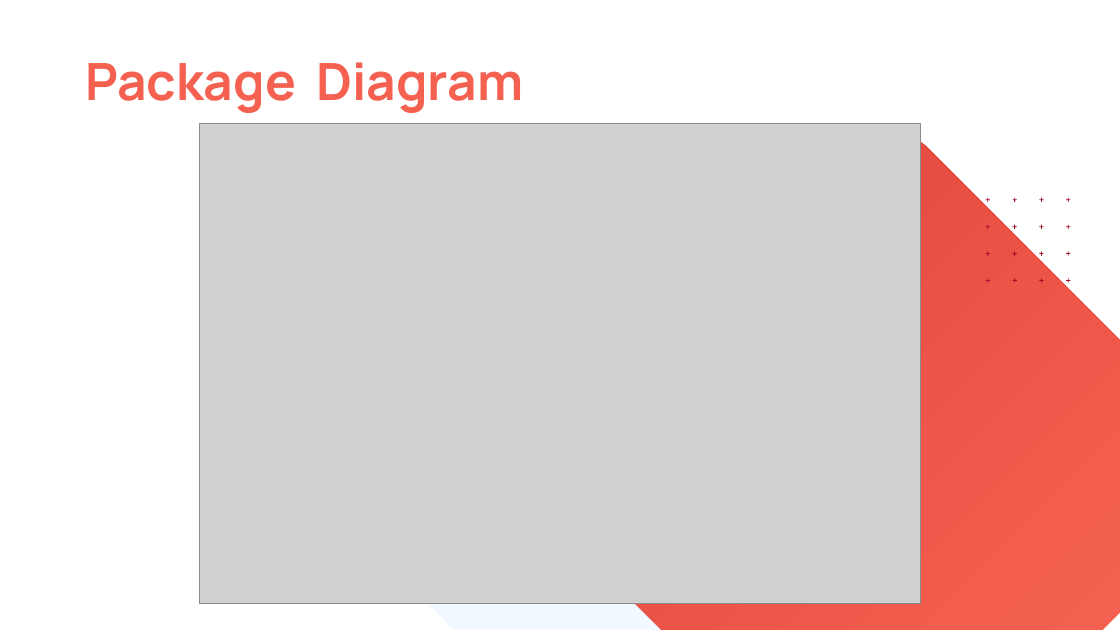
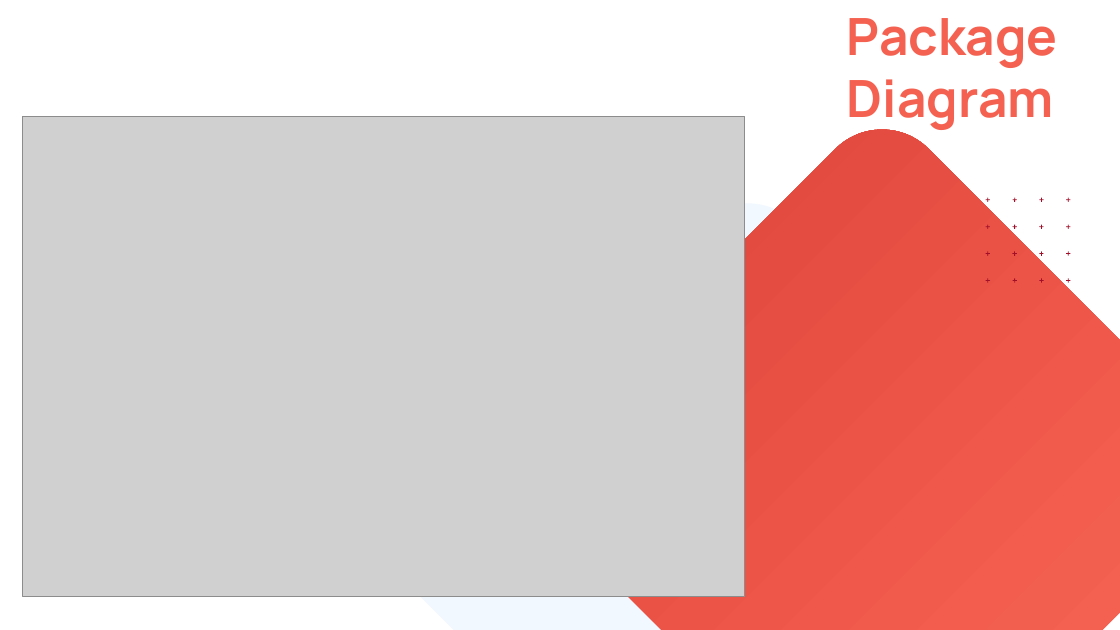
Before and after one commit to emaanfatima118/SmartKnock, a slide deck: slide 32 of 22i-1313_22i-0869_22i-0785_H.pptx (slide 29 before the commit). Drawn at 1120x630 pixels with LibreOffice and Linux fonts; fonts in the diff are those of the drawing; grey boxes stand for pictures. Boxes give left, top, right and bottom in pixels: in the first picture for what was removed or moved away, otherwise in the second. Text is boxed around its words. In the diff, an @@ line names an element or a change of style, - is before the commit and + after.

```diff
--- a/22i-1313_22i-0869_22i-0785_H.pptx
+++ b/22i-1313_22i-0869_22i-0785_H.pptx
@@ text "Package Diagram" rewrapped from (85,62,524,113) to (847,18,1058,130) @@
@@ picture: place and size @@
-picture at (199,123,921,603)
+picture at (23,116,744,597)
```
Also in this commit, not shown: 5 other slides changed, 3 slides added.
